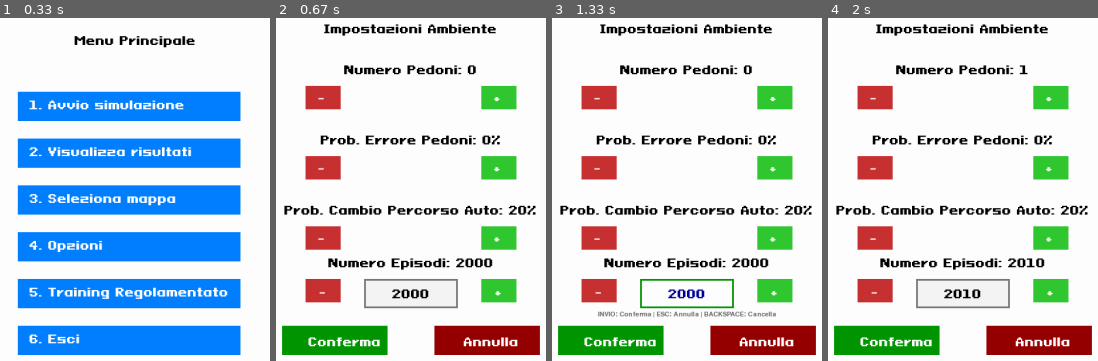
Above: before the commit, frames 1-4 (left to right).
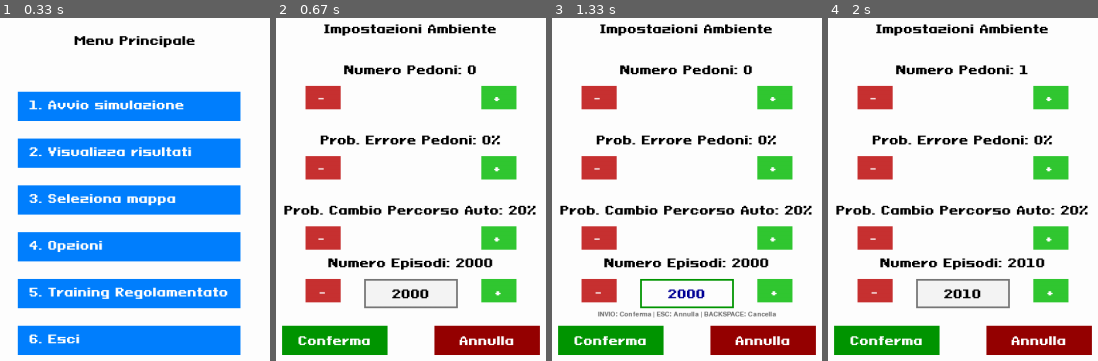
Above: after the commit, the same moments.

Repository: Luke-1310/Thesis
Game: pygame game, started from Progetto Tesi Privitera/q_learning_training.py
Two runs of this game, one before a commit and one after it. Both use one fixed random seed, a clock stepped at 60 frames per second and the inputs below.
Inputs (mouse positions are in pixels of both pictures, inside the frame that each line leads up to):
- Up to frame 1 (0.33 s): no input
- Up to frame 2 (0.67 s): click (405, 247) at 0.38 s
- Up to frame 3 (1.33 s): click "2000" at 0.72 s; type "ann" at 1 s
- Up to frame 4 (2 s): tap Enter at 1.33 s; click "+" at 1.6 s; click (1068, 278) at 1.93 s

Frame 1 is identical in both runs. In frame 2, 1.0% of the frame differs, in the area x 8-90%, y 92-96%; in frame 3, 1.0%; in frame 4, 1.0%.

Commit message:
bug fixes

Diff:
--- a/Progetto Tesi Privitera/q_learning_training.py
+++ b/Progetto Tesi Privitera/q_learning_training.py
@@ -673,12 +673,14 @@
         #Bottone Conferma
         confirm_rect = pygame.Rect(screen.get_width() // 2 - 220, y_final, 180, 50)
         pygame.draw.rect(screen, (0, 150, 0), confirm_rect)          # Verde
-        draw_text(screen, "Conferma", confirm_rect.centerx - 45, confirm_rect.centery - 10, font, (255, 255, 255))
+        confirm_text = font.render("Conferma", True, (255, 255, 255))
+        screen.blit(confirm_text, (confirm_rect.centerx - confirm_text.get_width() // 2, confirm_rect.centery - confirm_text.get_height() // 2))
 
         #Bottone Annulla
         cancel_rect = pygame.Rect(screen.get_width() // 2 + 40, y_final, 180, 50)
         pygame.draw.rect(screen, (150, 0, 0), cancel_rect)           # Rosso
-        draw_text(screen, "Annulla", cancel_rect.centerx - 40, cancel_rect.centery - 10, font, (255, 255, 255))
+        cancel_text = font.render("Annulla", True, (255, 255, 255))
+        screen.blit(cancel_text, (cancel_rect.centerx - cancel_text.get_width() // 2, cancel_rect.centery - cancel_text.get_height() // 2))
 
         pygame.display.flip()
 
@@ -697,8 +699,6 @@
 
                         #Se vuoto, mantieni valore attuale
                     except ValueError:
-
-                        #In caso di errore, mantieni valore attuale
                         pass
                     editing_episodi = False
 
@@ -743,7 +743,7 @@
                     episodi_input = str(num_episodi)
 
                 #Controllo numero episodi (step dinamico: Shift=±100, altrimenti ±10)
-                # Nota: se stai editando da tastiera, i bottoni continuano a funzionare.
+                #Nota:Se stai editando da tastiera, i bottoni continuano a funzionare.
                 mods = pygame.key.get_mods()
                 step = 100 if (mods & pygame.KMOD_SHIFT) else 10
 
Not shown, changed: Progetto Tesi Privitera/assets/imgs/Mappe.psd
